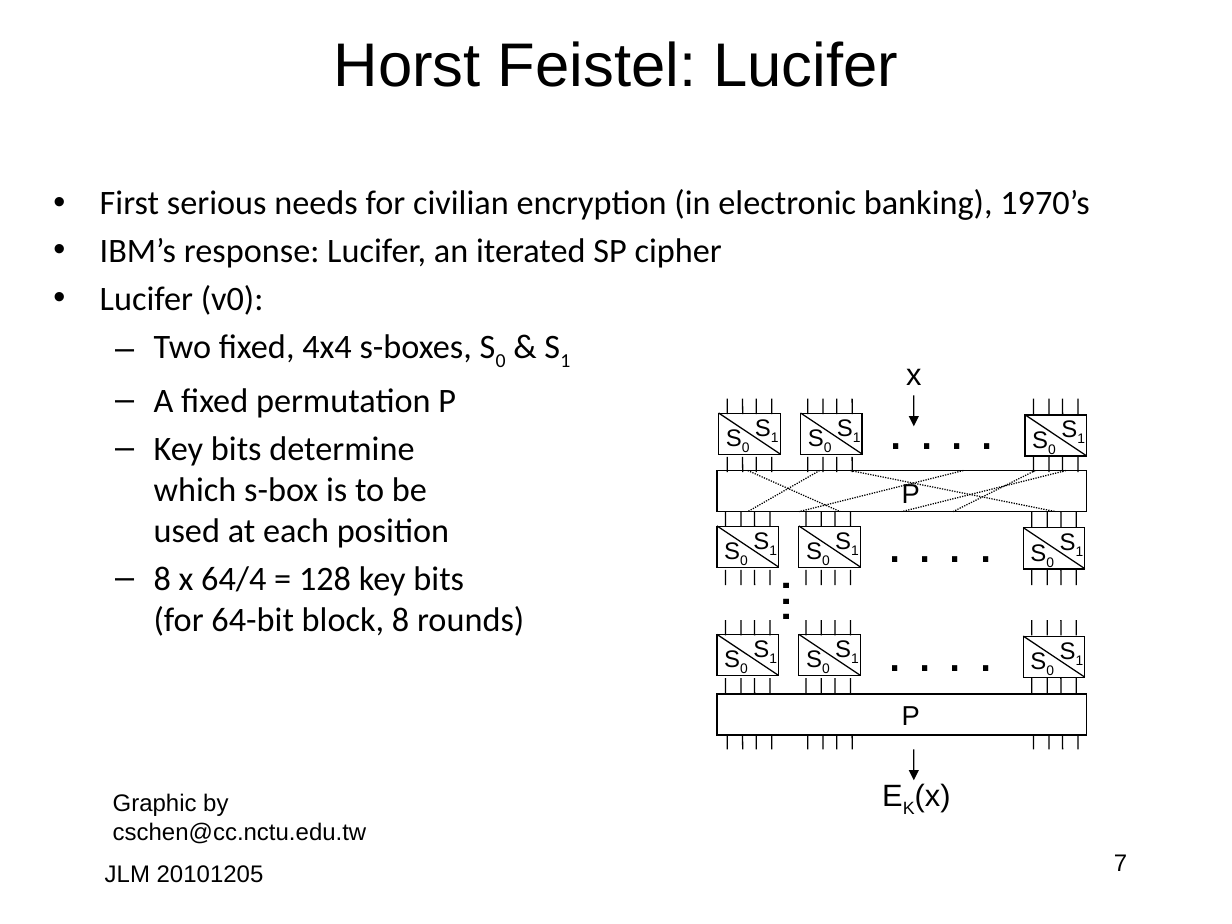
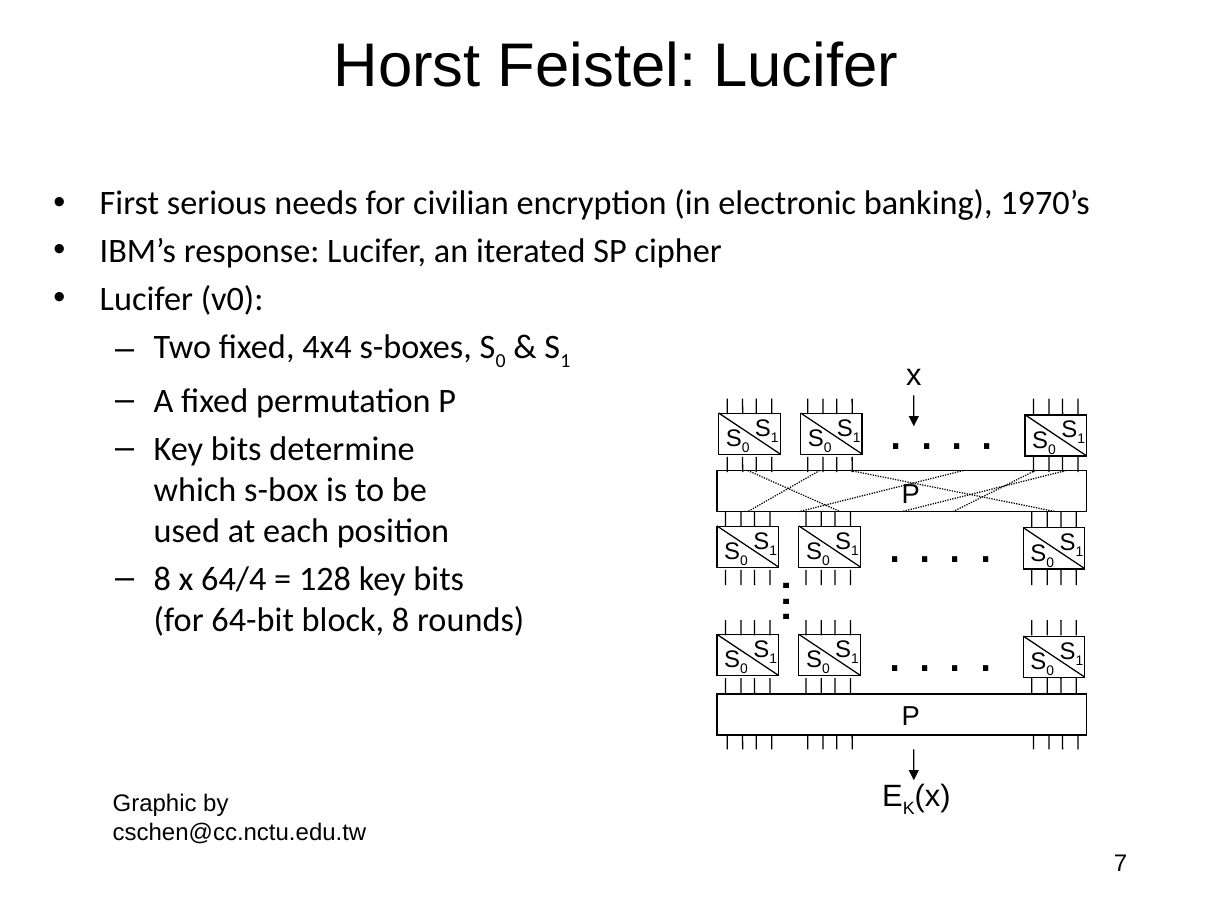
Before and after one commit to jlmucb/class_notes, a slide deck: slide 7 of BerkeleyClass/CS290Spring2013/Lectures/Cryptoclass3.pptx. Drawn at 1232x924 pixels with LibreOffice and Linux fonts; fonts in the diff are those of the drawing. Boxes give left, top, right and bottom in pixels: in the first picture for what was removed or moved away, otherwise in the second. Text is boxed around its words. In the diff, an @@ line names an element or a change of style, - is before the commit and + after.

```diff
--- a/BerkeleyClass/CS290Spring2013/Lectures/Cryptoclass3.pptx
+++ b/BerkeleyClass/CS290Spring2013/Lectures/Cryptoclass3.pptx
@@ text removed at (105, 865, 264, 883) @@
-JLM 20101205
```
Also in this commit, not shown: 14 other slides changed, 13 other files.
